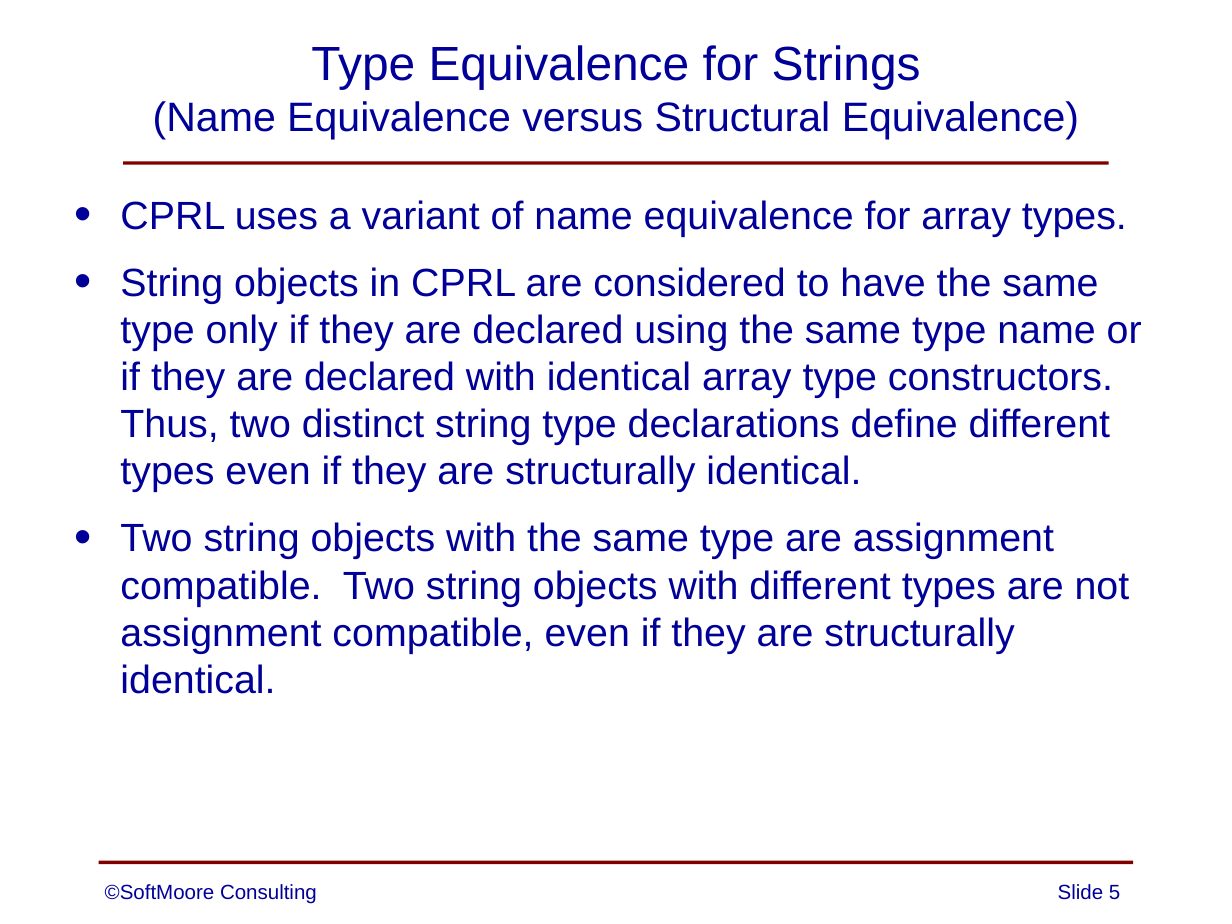
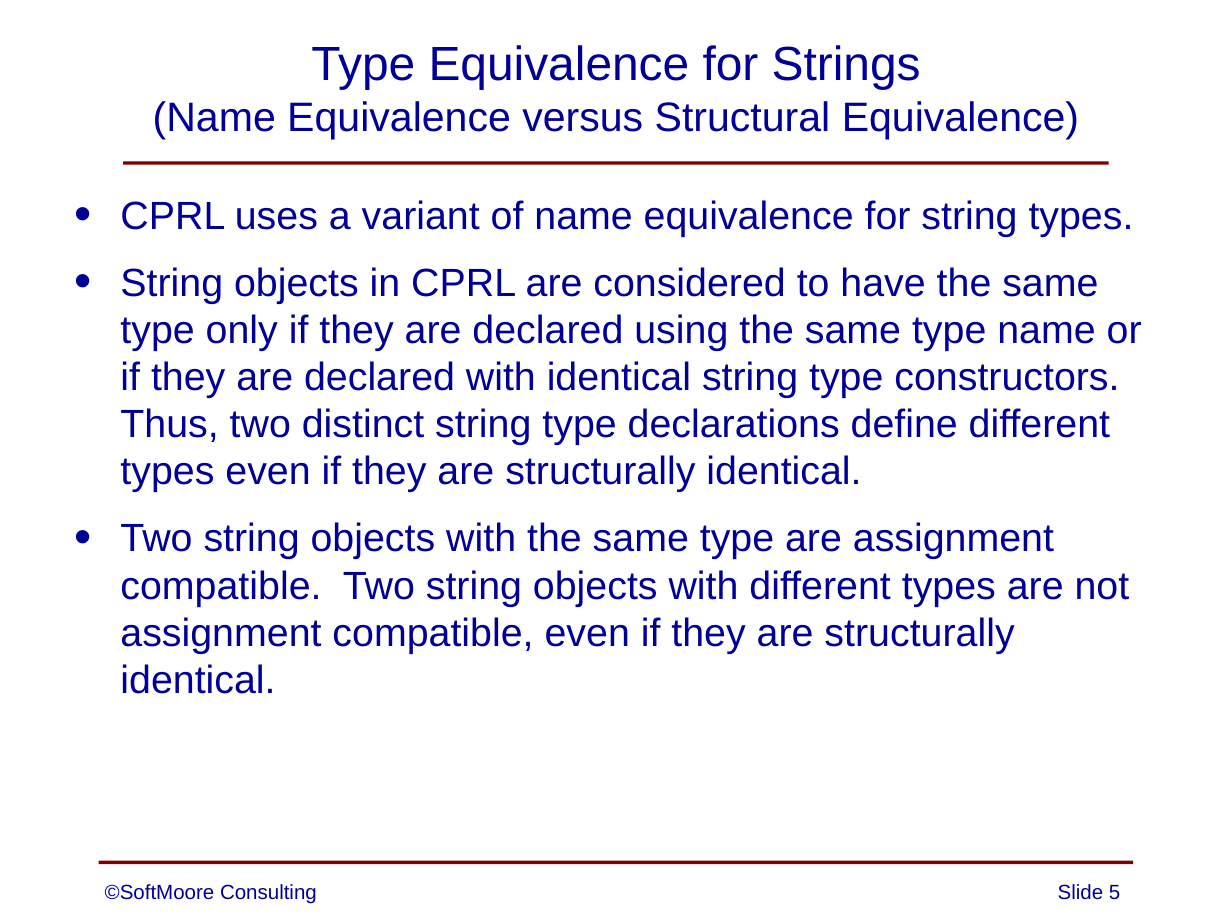
Before and after one commit to SoftMoore/CPRL-Kt-3rd, a slide deck: slide 5 of PowerPoints/15 - Strings.pptx. Drawn at 1232x924 pixels with LibreOffice and Linux fonts; fonts in the diff are those of the drawing. Boxes give left, top, right and bottom in pixels: in the first picture for what was removed or moved away, otherwise in the second. Text is boxed around its words. In the diff, an @@ line names an element or a change of style, - is before the commit and + after.

```diff
--- a/PowerPoints/15 - Strings.pptx
+++ b/PowerPoints/15 - Strings.pptx
@@ text at bbox=[120, 200, 1142, 492]: text changed @@
-• CPRL uses a variant of name equivalence for array types.
-• String objects in CPRL are considered to have the same type only if they are declared using the same type name or if they are declared with identical array type constructors. Thus, two distinct string type declarations define different types even if they are structurally identical.
+• CPRL uses a variant of name equivalence for string types.
+• String objects in CPRL are considered to have the same type only if they are declared using the same type name or if they are declared with identical string type constructors. Thus, two distinct string type declarations define different types even if they are structurally identical.
```
Also in this commit, not shown: 1 other slide changed.
